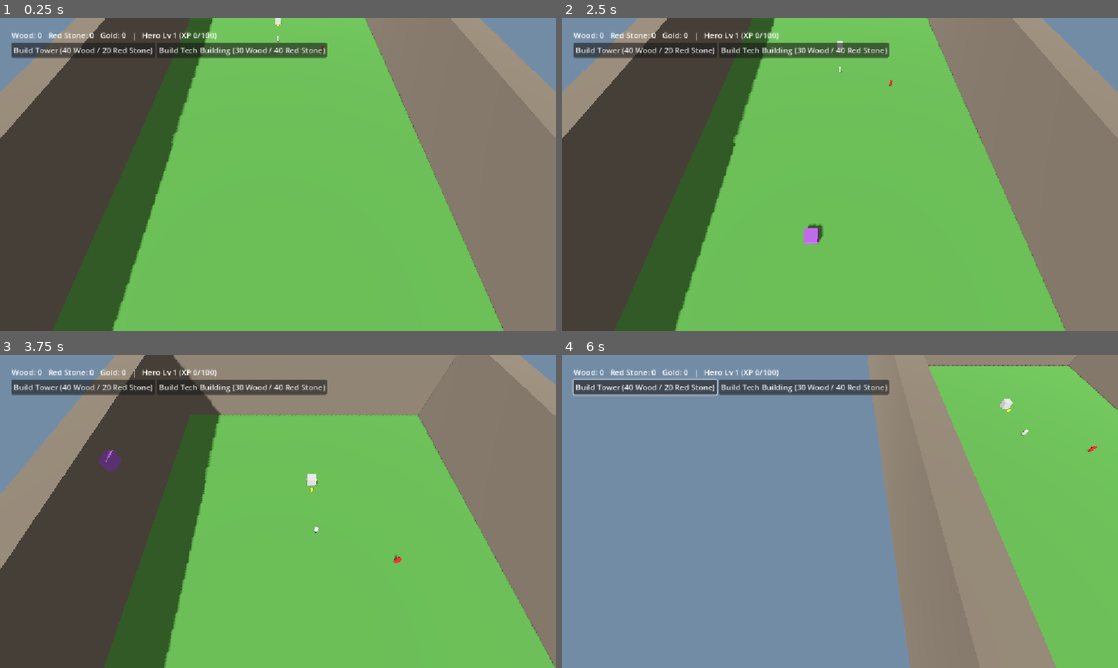
Above: before the commit, frames 1-4 (two rows, left to right).
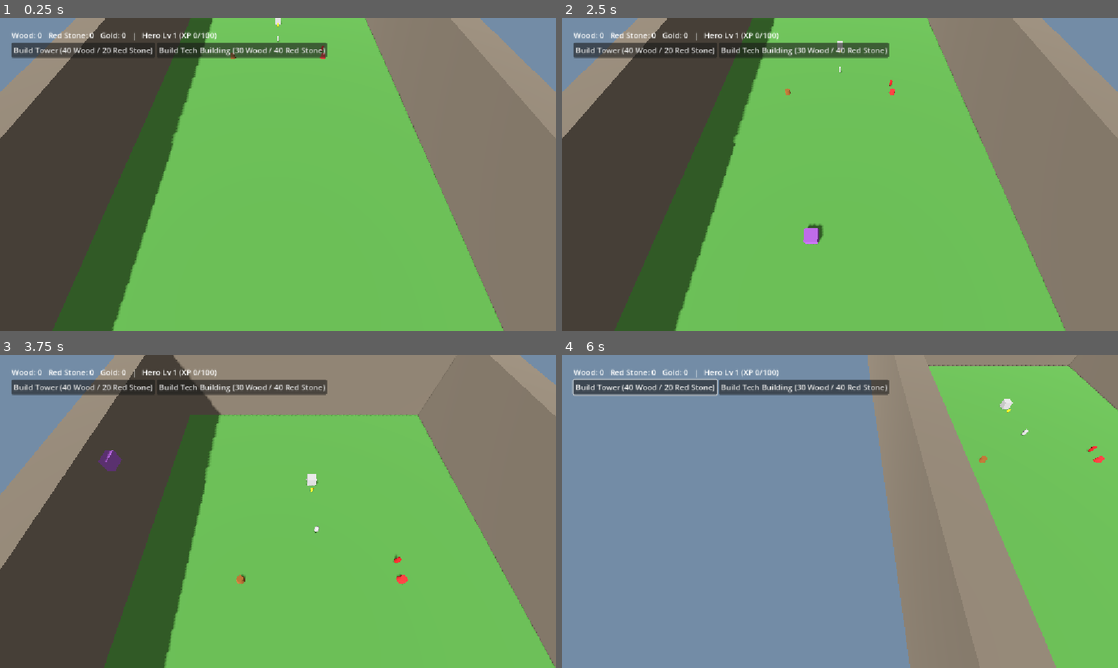
Above: after the commit, the same moments.

Repository: iMops019/commander-vs-monsters
Game: Godot game, scene res://scenes/main.tscn
The game is run twice, just before and just after one commit, with the same random seed, the same clock (stepped at 60 frames per second) and the same inputs.
Inputs (mouse positions are in pixels of both pictures, inside the frame that each line leads up to):
- Up to frame 1 (0.25 s): no input
- Up to frame 2 (2.5 s): click "Build Tower (40 Wood / 20 Red…" at 0.5 s; click "Build Tech Building (30 Wood …" at 1.25 s; tap Enter at 2 s; move the mouse to (812, 237) at 2.02 s; press the mouse at (812, 237) at 2.03 s; hold W (move_forward) from 2.03 s (still down); tap Space (jump) at 2.27 s
- Up to frame 3 (3.75 s): move the mouse to (444, 558) at 2.77 s; release the mouse at (444, 558) at 2.78 s; right-click (444, 558) at 2.85 s; tap Space (jump) at 3.02 s; move the mouse to (111, 464) at 3.52 s; release W (move_forward) at 3.53 s; hold A (move_left) from 3.53 s (still down); hold V (toggle_camera) from 3.53 s (still down)
- Up to frame 4 (6 s): move the mouse to (867, 511) at 4.27 s; release V (toggle_camera) at 4.28 s; tap Tab (toggle_view) at 4.35 s; click (867, 511) at 4.42 s; tap Space (jump) at 4.52, 5.27 s; move the mouse to (756, 433) at 5.02 s; release A (move_left) at 5.03 s; press the mouse at (756, 433) at 5.03 s; hold S (move_back) 5.03-5.78 s; move the mouse to (962, 495) at 5.77 s; release the mouse at (962, 495) at 5.78 s; hold D (move_right) from 5.78 s (still down); right-click (962, 495) at 5.85 s

The runs differ from the first frame. In frame 1, less than 0.1% of the frame differs, in the area x 41-59%, y 11-14%; in frame 2, less than 0.1%; in frame 3, less than 0.1%, in the area x 42-74%, y 70-74%; in frame 4, less than 0.1%.

Commit message:
Add home resource nodes near each base
The map rework left only two resource nodes, both at the exact
midpoint of a now much longer battlefield, making early-game gathering
a very long round trip for both sides. Adds a wood/red-stone pair near
each base (player south, monster north) alongside the existing
contested center nodes, so there's a fast home economy plus a
fight-for-it option further out.

Co-Authored-By: Claude Sonnet 5 <noreply@anthropic.com>

Diff:
--- a/scenes/main.tscn
+++ b/scenes/main.tscn
@@ -111,6 +111,20 @@
 position = Vector3(20, 0.5, 0)
 resource_type = "red_stone"
 
+[node name="WoodNodeHomeSouth" parent="." instance=ExtResource("6_resnode")]
+position = Vector3(-15, 0.5, -120)
+
+[node name="RedStoneNodeHomeSouth" parent="." instance=ExtResource("6_resnode")]
+position = Vector3(15, 0.5, -120)
+resource_type = "red_stone"
+
+[node name="WoodNodeHomeNorth" parent="." instance=ExtResource("6_resnode")]
+position = Vector3(-15, 0.5, 120)
+
+[node name="RedStoneNodeHomeNorth" parent="." instance=ExtResource("6_resnode")]
+position = Vector3(15, 0.5, 120)
+resource_type = "red_stone"
+
 [node name="HUD" parent="." instance=ExtResource("7_hud")]
 
 [node name="TrainingDummy" parent="." instance=ExtResource("9_dummy")]
